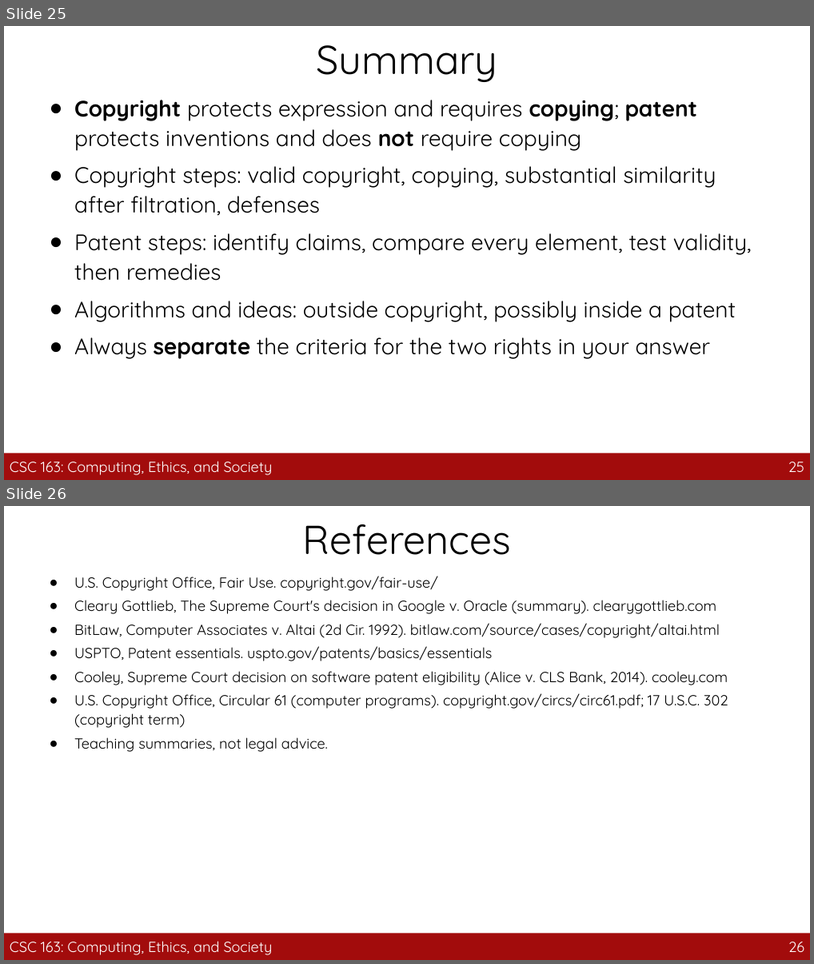
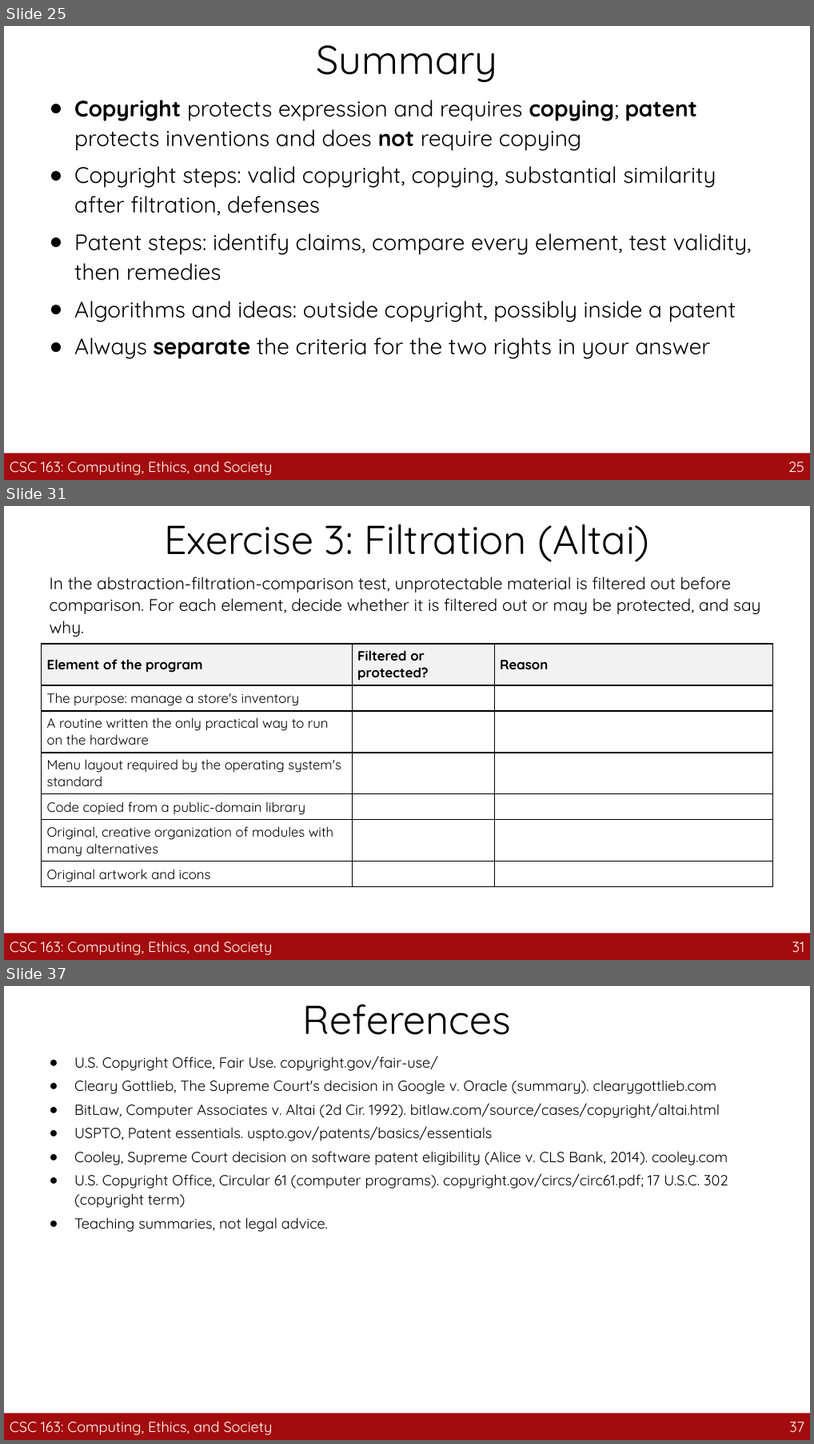
Before and after one commit to guhofstra/CSC163Fa26, a slide deck: PPTs/A2_Copyright_vs_Patent.pptx. Shown one above the other, each under a label of ours: slides 25 and 26 before the commit, slides 25, 31 and 37 after it; the slides between them are not shown. The pictures are 814x964 and 814x1444 pixels, drawn with LibreOffice and Linux fonts; fonts in the diff are those of the drawing. Boxes give left, top, right and bottom in pixels: in the first picture for what was removed or moved away, otherwise in the second. Text is boxed around its words. In the diff, an @@ line names an element or a change of style, - is before the commit and + after.

```diff
--- a/PPTs/A2_Copyright_vs_Patent.pptx
+++ b/PPTs/A2_Copyright_vs_Patent.pptx
@@ slide 31 added at (4, 506, 810, 960), background #FFFFFF @@
@@ title added at (164, 524, 650, 562), 36 pt, text #000000 @@
+Exercise 3: Filtration (Altai)
@@ text added at (50, 576, 761, 637), 15 pt, text #000000 @@
+In the abstraction-filtration-comparison test, unprotectable material is filtered out before comparison. For each element, decide whether it is filtered out or may be protected, and say why.
@@ table added at (41, 644, 773, 885), 7 rows, 3 columns @@
+Element of the program | Filtered or protected? | Reason
+The purpose: manage a store's inventory |  | 
+A routine written the only practical way to run on the hardware |  | 
+Menu layout required by the operating system's standard |  | 
+Code copied from a public-domain library |  | 
+Original, creative organization of modules with many alternatives |  | 
+Original artwork and icons |  | 
@@ rectangle added at (4, 932, 810, 959), fill #A20C0C @@
@@ text added at (10, 940, 273, 955), 13 pt, text #FFFFFF @@
+CSC 163: Computing, Ethics, and Society
@@ page number added at (793, 941, 805, 952), 13 pt, text #FFFFFF @@
+31
@@ what was slide 26 is now slide 37 @@
@@ page number at (790, 1421, 805, 1432): text changed @@
-26
+37
```
Also in this commit, not shown: 10 other slides added, 25 other files.
